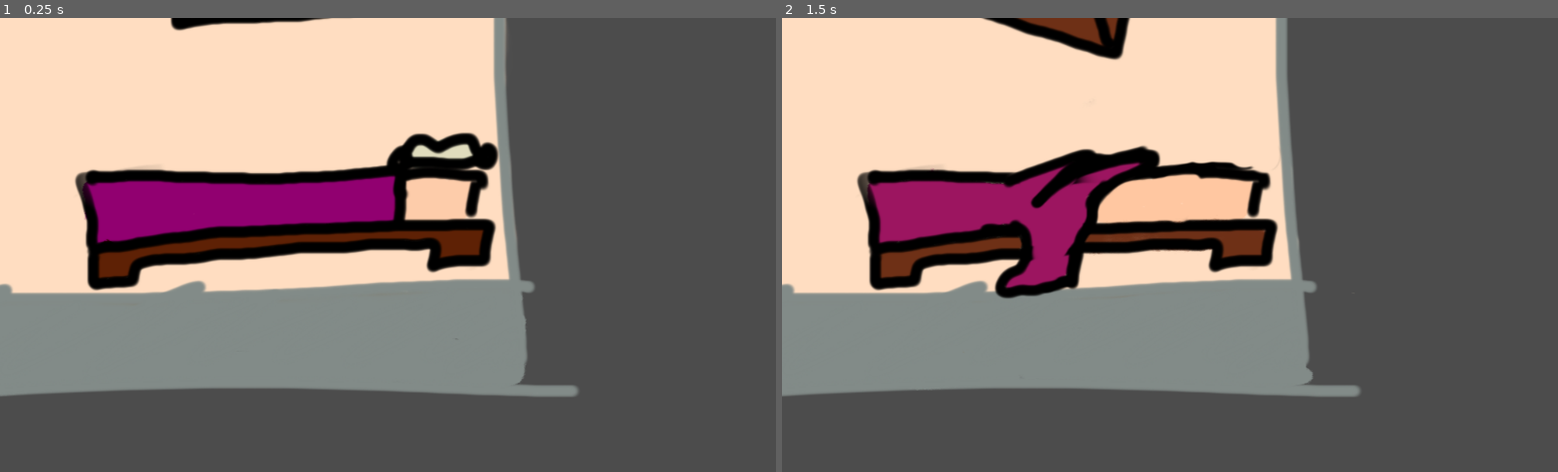
Above: before the commit, frames 1-2 (left to right).
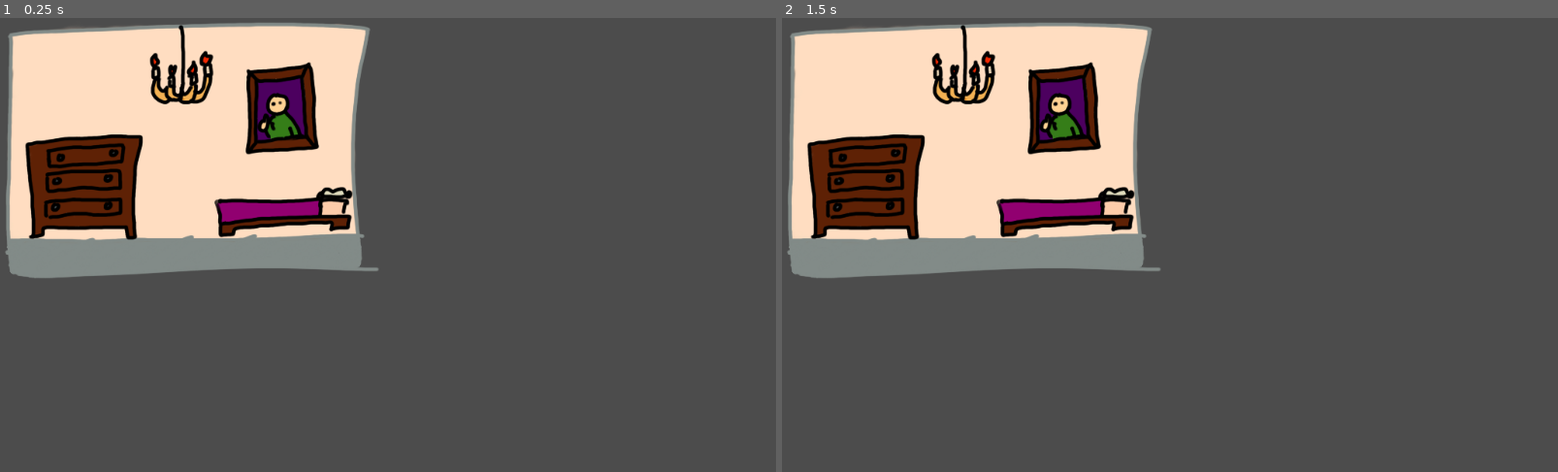
Above: after the commit, the same moments.

Repository: davesilva/ludum-dare-55
Game: Godot game, scene res://project/room/room.tscn
Two runs of this game, one before a commit and one after it. Both use one fixed random seed, a clock stepped at 60 frames per second and the inputs below. This scene is started directly instead of the project's main scene.
Inputs (mouse positions are in pixels of both pictures, inside the frame that each line leads up to):
- Up to frame 1 (0.25 s): no input
- Up to frame 2 (1.5 s): tap Enter at 0.5 s; move the mouse to (1131, 335) at 0.52 s; hold Up (ui_up) from 0.53 s (still down); tap W (primary_action) at 0.6 s; click (1131, 335) at 0.67 s; tap Space at 1.25 s; move the mouse to (1402, 313) at 1.27 s; tap = (test_overlay_add) at 1.35 s

The runs differ from the first frame. In frame 1, 43% of the frame differs, in the area x 0-75%, y 0-84%; in frame 2, 45%.

Commit message:
Make it so room has a timer for changing states.

Diff:
--- a/project/room/room.gd
+++ b/project/room/room.gd
@@ -2,42 +2,56 @@
 
 
 # Declare member variables here. Examples:
-export var cleanliness := 0
-export var cleanImage: String
-export var dirtyImage: String
-var cleanImageTexture: StreamTexture
-var dirtyImageTexture: StreamTexture
+export var dirtiness := 0.0
+# TODO: make a resource(?)
+export var cleanImage: Texture
+export var dirtyImage: Texture
+export var roomWidth: int
+export var roomHeight: int
+export var processSpeedInSeconds: int = 5
 var naughtyLevel := 0
 var niceLevel := 0
 enum ROOM_STATE {CLEAN, DIRTY, RUINED}
 
 # Converts the int to the state (real return type is ROOM_STATE)
-func cleanlinessToState(c: int) -> int:
-	if c < 50:
+func dirtinessToState(c: int) -> int:
+	if c < processSpeedInSeconds/2.0:
 		return ROOM_STATE.CLEAN
-	elif c < 100:
+	elif c < processSpeedInSeconds:
 		return ROOM_STATE.DIRTY
 	else:
 		return ROOM_STATE.RUINED
 
 # Called when the node enters the scene tree for the first time.
 func _ready():
-	cleanImageTexture = load(cleanImage)
-	dirtyImageTexture = load(dirtyImage)
+	$Sprite.texture = cleanImage
+	$Sprite.scale.x = float(roomWidth)/$Sprite.texture.get_width()
+	$Sprite.scale.y = float(roomHeight)/$Sprite.texture.get_height()
 
 
 # Called every frame. 'delta' is the elapsed time since the previous frame.
 func _process(delta):
 	# TODO: Remove this
-	if Input.is_action_pressed("ui_up") and cleanliness < 100:
-		cleanliness += 1
-	elif Input.is_action_pressed("ui_down") and cleanliness > 0:
-		cleanliness -= 1
+	if Input.is_action_pressed("ui_up") and dirtiness > 0:
+		niceLevel = 1
+		naughtyLevel = 0
+	elif Input.is_action_pressed("ui_down") and dirtiness < processSpeedInSeconds:
+		niceLevel = 0
+		naughtyLevel = -1
 
-	match cleanlinessToState(cleanliness):
+	var progress = (delta*((-1)*(niceLevel+naughtyLevel)))
+	dirtiness += progress
+
+
+	if dirtiness > processSpeedInSeconds:
+		dirtiness = processSpeedInSeconds
+	elif dirtiness < 0:
+		dirtiness = 0
+
+	match dirtinessToState(dirtiness):
 		ROOM_STATE.CLEAN:
-			$Sprite.texture = cleanImageTexture
+			$Sprite.texture = cleanImage
 		ROOM_STATE.DIRTY:
-			$Sprite.texture = dirtyImageTexture
+			$Sprite.texture = dirtyImage
 		ROOM_STATE.RUINED:
-			$Sprite.texture = dirtyImageTexture
+			$Sprite.texture = dirtyImage
--- a/project/room/room.tscn
+++ b/project/room/room.tscn
@@ -1,6 +1,8 @@
-[gd_scene load_steps=5 format=2]
+[gd_scene load_steps=8 format=2]
 
 [ext_resource path="res://project/room/room.gd" type="Script" id=1]
+[ext_resource path="res://project/room/clean_room_temp.png" type="Texture" id=2]
+[ext_resource path="res://project/room/messy_room_temp.png" type="Texture" id=3]
 
 [sub_resource type="RectangleShape2D" id=1]
 
@@ -8,15 +10,19 @@
 
 [sub_resource type="ImageTexture" id=3]
 
+[sub_resource type="RectangleShape2D" id=4]
+
 [node name="RoomBase" type="Node2D"]
 position = Vector2( 1, 0 )
 script = ExtResource( 1 )
-cleanImage = "res://project/room/clean_room_temp.png"
-dirtyImage = "res://project/room/messy_room_temp.png"
+cleanImage = ExtResource( 2 )
+dirtyImage = ExtResource( 3 )
+roomWidth = 500
+roomHeight = 350
 
-[node name="Area2D" type="Area2D" parent="."]
+[node name="RoomArea2D" type="Area2D" parent="."]
 
-[node name="CollisionShape2D" type="CollisionShape2D" parent="Area2D"]
+[node name="CollisionShape2D" type="CollisionShape2D" parent="RoomArea2D"]
 shape = SubResource( 1 )
 
 [node name="Floor" type="Node2D" parent="."]
@@ -28,3 +34,9 @@
 
 [node name="Sprite" type="Sprite" parent="."]
 texture = SubResource( 3 )
+centered = false
+
+[node name="GhostActiveArea2D" type="Area2D" parent="."]
+
+[node name="CollisionShape2D" type="CollisionShape2D" parent="GhostActiveArea2D"]
+shape = SubResource( 4 )
